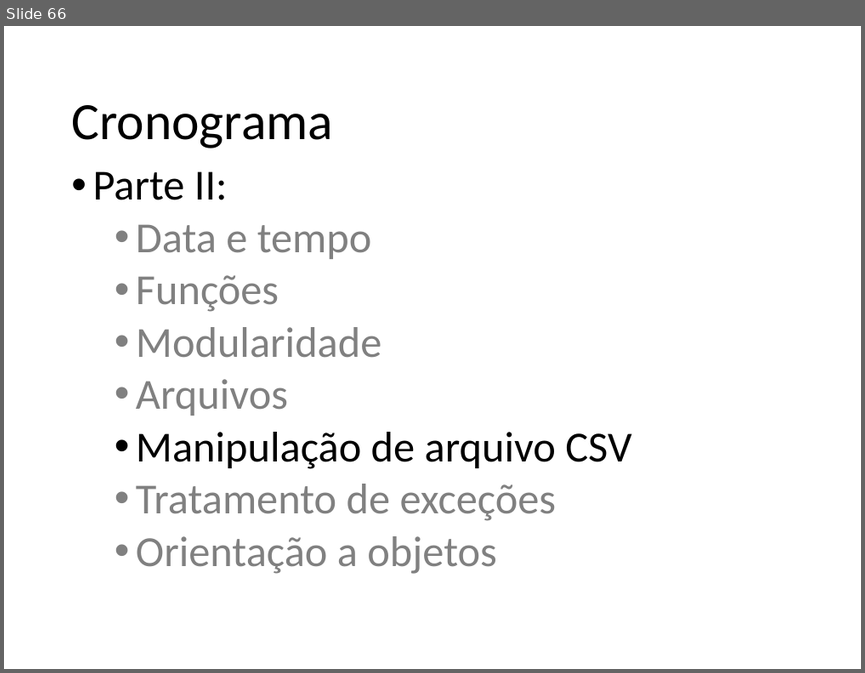
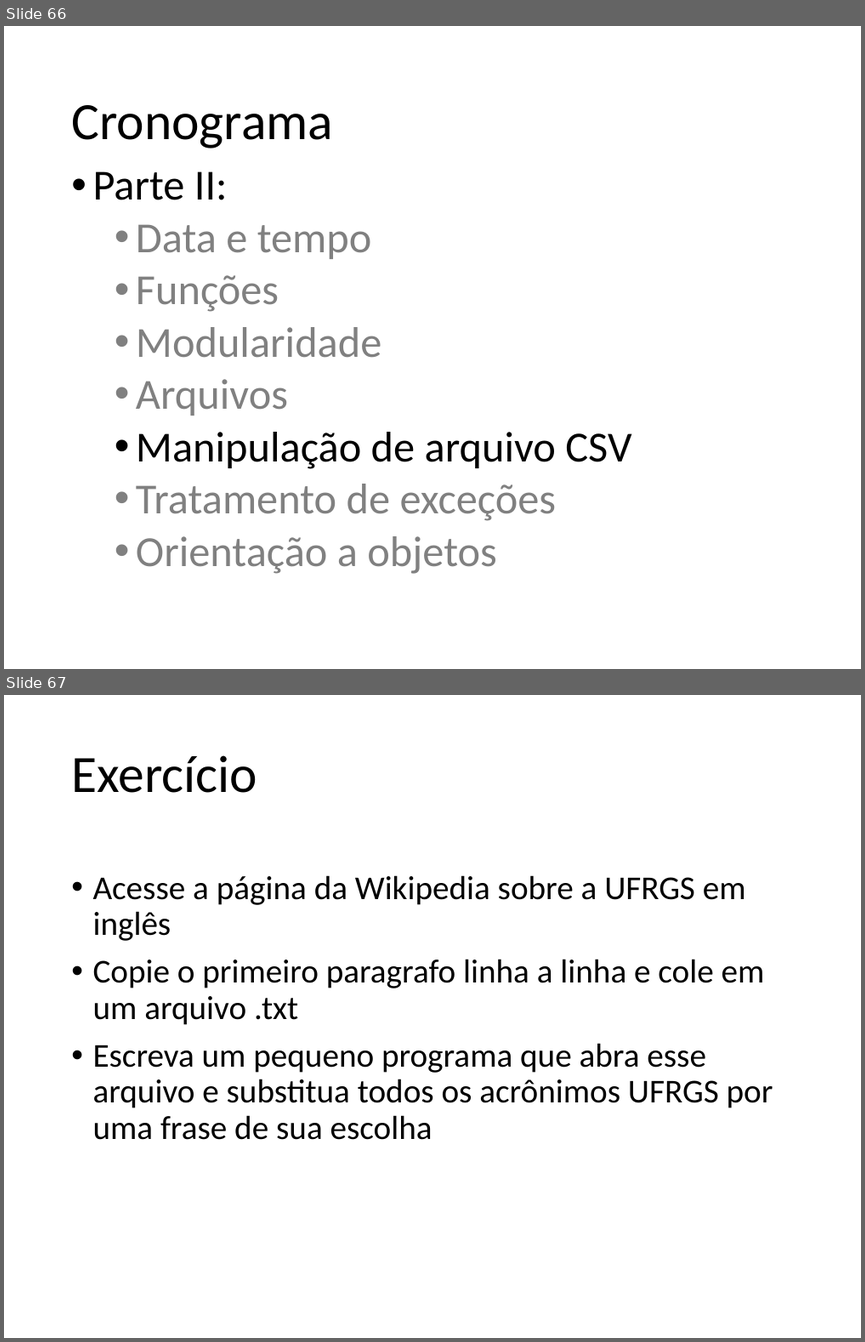
Before and after one commit to fernandoFernandeSantos/minicurso_python_2019, a slide deck: aula.pptx. Shown one above the other, each under a label of ours: slide 66 before the commit, slides 66 and 67 after it. The pictures are 865x673 and 865x1342 pixels, drawn with LibreOffice and Linux fonts; fonts in the diff are those of the drawing. Boxes give left, top, right and bottom in pixels: in the first picture for what was removed or moved away, otherwise in the second. Text is boxed around its words. In the diff, an @@ line names an element or a change of style, - is before the commit and + after.

```diff
--- a/aula.pptx
+++ b/aula.pptx
@@ slide 67 added at [4,695,861,1338], background #FFFFFF @@
@@ title added at [71,755,257,793], 44 pt, text #000000 @@
+Exercício
@@ text added at [93,875,773,1140], 28 pt, text #000000 @@
+• Acesse a página da Wikipedia sobre a UFRGS em inglês
+• Copie o primeiro paragrafo linha a linha e cole em um arquivo .txt
+• Escreva um pequeno programa que abra esse arquivo e substitua todos os acrônimos UFRGS por uma frase de sua escolha
```
Also in this commit, not shown: 2 slides changed, 7 other slides added, 1 other file.
